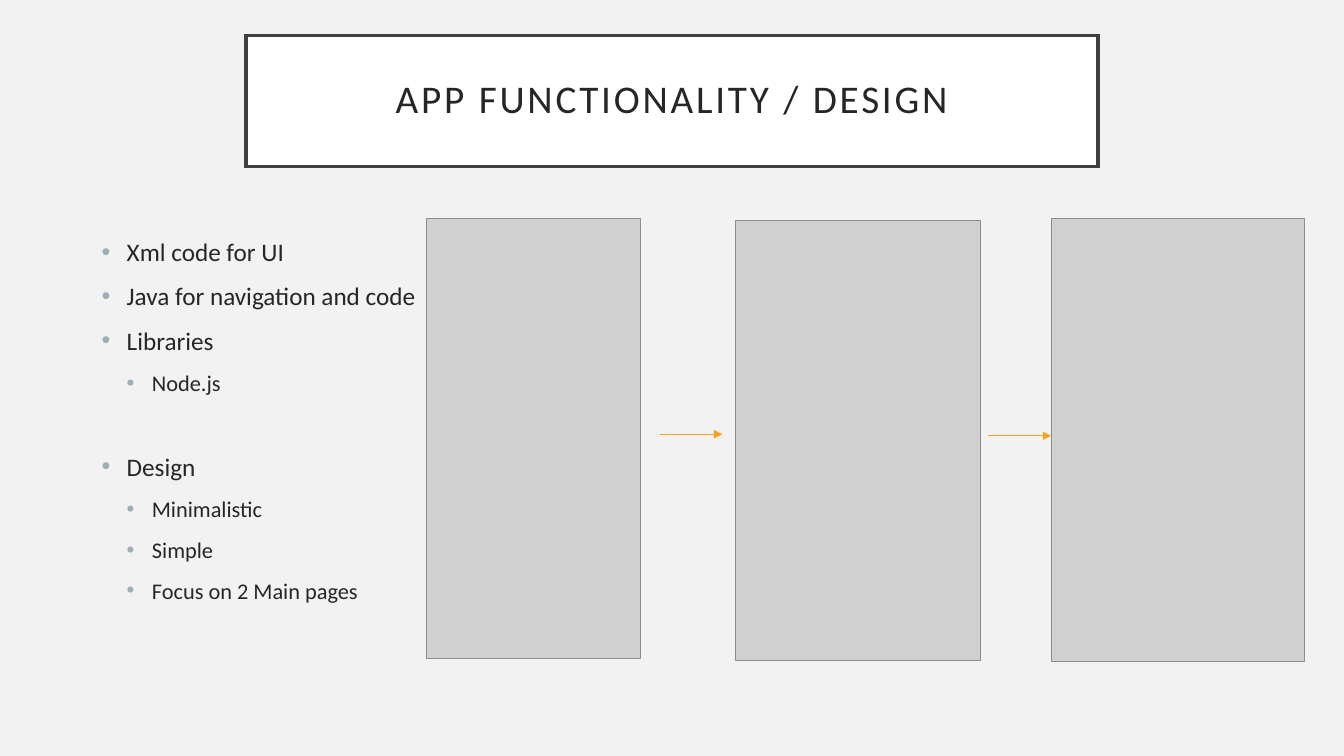
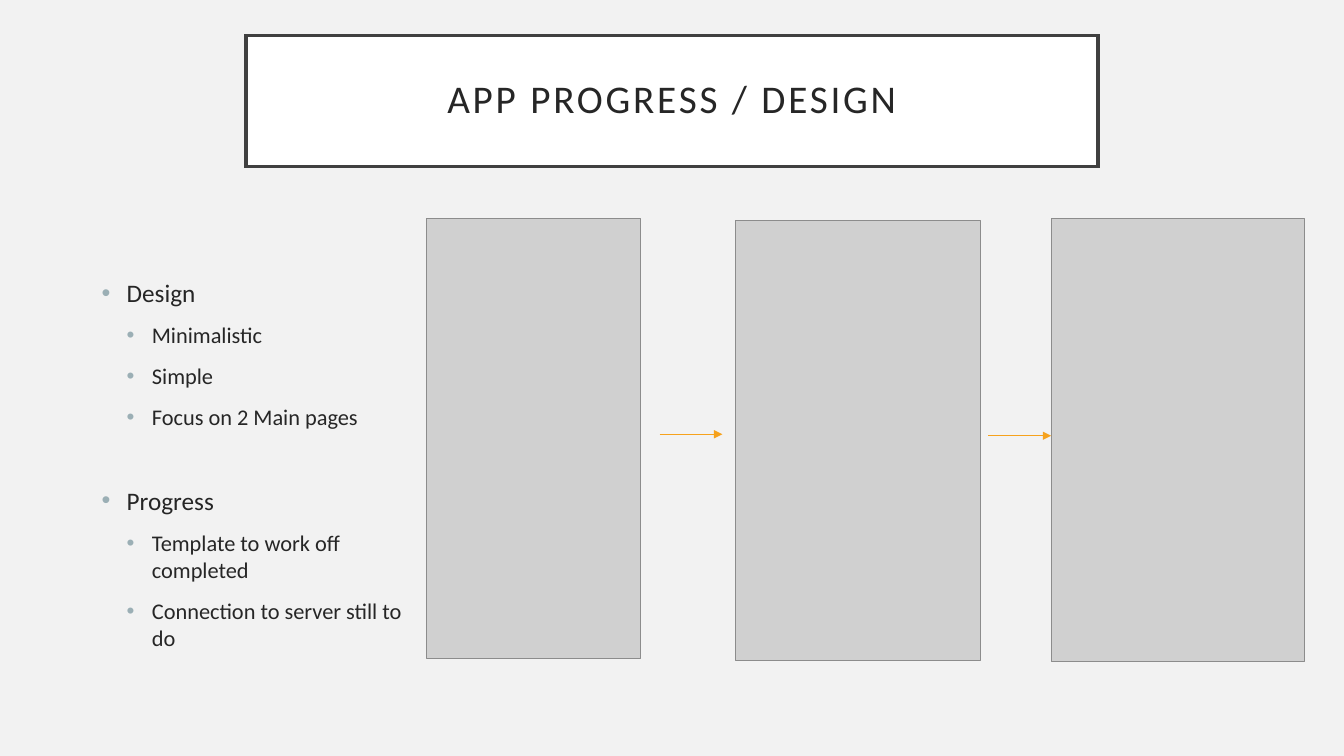
Before and after one commit to YusafOsei-Bonsu/Project-Prime-Dev, a slide deck: slide 7 of Documentation/Initial Presentation.pptx. Drawn at 1344x756 pixels with LibreOffice and Linux fonts; fonts in the diff are those of the drawing; grey boxes stand for pictures. Boxes give left, top, right and bottom in pixels: in the first picture for what was removed or moved away, otherwise in the second. Text is boxed around its words. In the diff, an @@ line names an element or a change of style, - is before the commit and + after.

Commit message:
final version

```diff
--- a/Documentation/Initial Presentation.pptx
+++ b/Documentation/Initial Presentation.pptx
@@ title at (447, 87, 896, 114): text changed @@
-APP FUNCTIONALITY / DESIGN
+APP PROGRESS / DESIGN
@@ text at (127, 243, 415, 395): paragraphs removed @@
-• Xml code for UI
-• Java for navigation and code
-• Libraries
-  • Node.js
@@ text at (127, 494, 401, 646): paragraphs added @@
+• Progress
+  • Template to work off
+    completed
+  • Connection to server still to
+    do
```
Also in this commit, not shown: 3 other slides changed.
